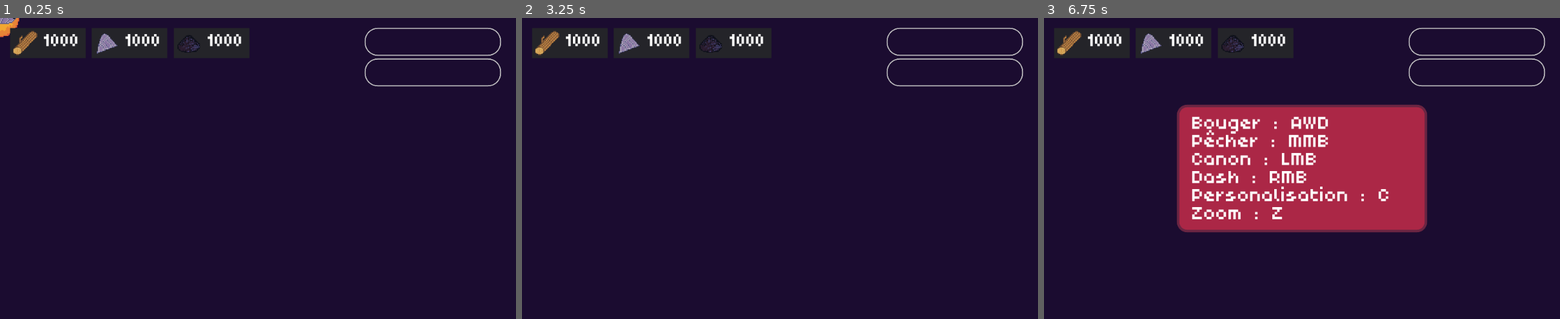
Above: before the commit, frames 1-3 (left to right).
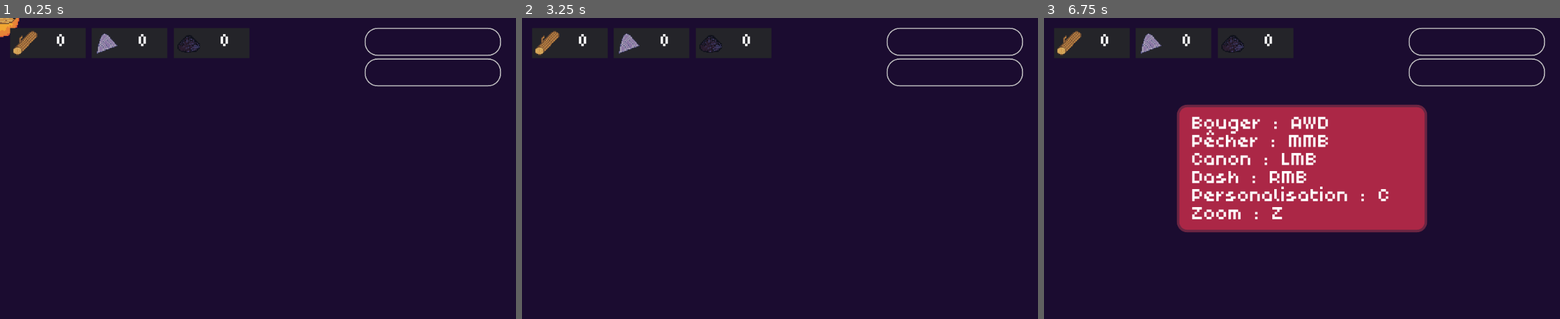
Above: after the commit, the same moments.

Repository: McLovin3/Calderia
Game: Godot game, scene res://RandomFish/RandomFish.tscn
Two runs of this game, one before a commit and one after it. Both use one fixed random seed, a clock stepped at 60 frames per second and the inputs below. This scene is started directly instead of the project's main scene.
Inputs (mouse positions are in pixels of both pictures, inside the frame that each line leads up to):
- Up to frame 1 (0.25 s): no input
- Up to frame 2 (3.25 s): tap Enter at 0.5, 2 s; move the mouse to (893, 153) at 0.52 s; hold Middle mouse button (fish) 0.53-1.28 s; hold D (turn_right) 0.53-2.03 s; click (893, 153) at 0.67 s; tap W (up) at 0.77, 1.52, 3.02 s; tap Space at 1.25, 2.75 s; move the mouse to (676, 183) at 1.27 s; tap I (controls) at 1.35 s; tap Middle mouse button (fish) at 1.55, 2.3, 3.05 s; move the mouse to (831, 102) at 2.02 s; hold A (turn_left) 2.03-2.78 s; hold C (customize) 2.03-2.78 s; move the mouse to (754, 228) at 2.77 s; hold D (turn_right) from 2.78 s (still down); right-click (754, 228) at 2.85 s; click (754, 228) at 2.92 s
- Up to frame 3 (6.75 s): tap Enter at 3.5 s; move the mouse to (1456, 213) at 3.52 s; hold Middle mouse button (fish) 3.53-4.28 s; tap W (up) at 3.77, 4.52, 6.02 s; tap Space at 4.25 s; move the mouse to (1147, 123) at 4.27 s; release D (turn_right) at 4.28 s; hold A (turn_left) 4.28-5.03 s; click (1147, 123) at 4.35 s; tap Middle mouse button (fish) at 4.55, 5.3, 5.85 s; move the mouse to (1327, 168) at 5.02 s; hold D (turn_right) 5.03-5.78 s; hold Z (zoom_out) 5.03-5.78 s; click (1327, 168) at 5.17 s; move the mouse to (1224, 93) at 5.77 s; hold A (turn_left) from 5.78 s (still down); move the mouse to (1415, 153) at 6.52 s; hold I (controls) from 6.53 s (still down)

The runs differ from the first frame. In frame 1, 0.6% of the frame differs, in the area x 0-47%, y 0-10%; in frame 2, 0.5%; in frame 3, 0.5%.

Commit message:
Fixed bug where script could not get directory

Diff:
--- a/Bobber/Scripts/Bobber.gd
+++ b/Bobber/Scripts/Bobber.gd
@@ -45,7 +45,7 @@
 		GameManager.add_wood(int(base_ressource_amount * _fish_size))
 	elif instance.texture.resource_path.find("Stone") != -1:
 		GameManager.add_stone(int(base_ressource_amount * _fish_size))
-	elif instance.texture.resource_path.find("G") != -1:
+	elif instance.texture.resource_path.find("Gunpowder") != -1:
 		GameManager.add_gunpowder(int(base_ressource_amount * _fish_size))
 	queue_free()
 
--- a/GameManager/Scripts/GameManager.gd
+++ b/GameManager/Scripts/GameManager.gd
@@ -48,9 +48,9 @@
 
 func _ready() -> void:
 	_load_game()
-	add_stone(1000)
-	add_gunpowder(1000)
-	add_wood(1000)
+	#add_stone(1000)
+	#add_gunpowder(1000)
+	#add_wood(1000)
 
 func _load_game() -> void:
 	var save_file := File.new()
--- a/PlayerShip/PlayerShip.tscn
+++ b/PlayerShip/PlayerShip.tscn
@@ -43,7 +43,6 @@
 [node name="AnimatedSprite" type="AnimatedSprite" parent="."]
 frames = SubResource( 7 )
 animation = "idle"
-frame = 5
 playing = true
 
 [node name="HitBox" type="Area2D" parent="."]
--- /dev/null
+++ b/RandomFish/GunpowderFish.tscn
@@ -0,0 +1,6 @@
+[gd_scene load_steps=2 format=2]
+
+[ext_resource path="res://RandomFish/Sprites/GunpowderFish.png" type="Texture" id=1]
+
+[node name="Sprite" type="Sprite"]
+texture = ExtResource( 1 )
--- /dev/null
+++ b/RandomFish/HighlightCircle.tscn
@@ -0,0 +1,6 @@
+[gd_scene load_steps=2 format=2]
+
+[ext_resource path="res://RandomFish/Sprites/HighlightCircle.png" type="Texture" id=1]
+
+[node name="Sprite" type="Sprite"]
+texture = ExtResource( 1 )
--- a/RandomFish/Scripts/RandomFish.gd
+++ b/RandomFish/Scripts/RandomFish.gd
@@ -1,26 +1,17 @@
 extends Sprite
 class_name RandomFish
 
-export var sprite_path := "res://RandomFish/Sprites/"
 export var sprite_scale := Vector2(2, 2)
 
+onready var _wood_fish := preload("res://RandomFish/Sprites/WoodFish.png")
+onready var _stone_fish := preload("res://RandomFish/Sprites/StoneFish.png")
+onready var _gunpowder_fish := preload("res://RandomFish/Sprites/GunpowderFish.png")
+
+
 func _ready():
-	var fish_sprites := []
-	# https://godotengine.org/qa/62238/how-to-preload-folders-worth-of-images-and-put-them-into-array
-	var directory := Directory.new()
-	directory.open(sprite_path)
-	directory.list_dir_begin()
-	while true:
-		var current_file := directory.get_next()
-
-		if current_file == "":
-			break;
-
-		elif current_file.ends_with("Fish.png"):
-			fish_sprites.append(current_file)
-
+	var _fishes := [_wood_fish, _stone_fish, _gunpowder_fish]
 	randomize()
-	var fish_sprite = load(sprite_path + fish_sprites[randi() % fish_sprites.size()])
+	var fish_sprite = _fishes[randi() % _fishes.size()]
 	texture = fish_sprite
 	scale = sprite_scale
 
--- /dev/null
+++ b/RandomFish/StoneFish.tscn
@@ -0,0 +1,6 @@
+[gd_scene load_steps=2 format=2]
+
+[ext_resource path="res://RandomFish/Sprites/StoneFish.png" type="Texture" id=1]
+
+[node name="Sprite" type="Sprite"]
+texture = ExtResource( 1 )
--- /dev/null
+++ b/RandomFish/WoodFish.tscn
@@ -0,0 +1,6 @@
+[gd_scene load_steps=2 format=2]
+
+[ext_resource path="res://RandomFish/Sprites/WoodFish.png" type="Texture" id=1]
+
+[node name="Sprite" type="Sprite"]
+texture = ExtResource( 1 )
